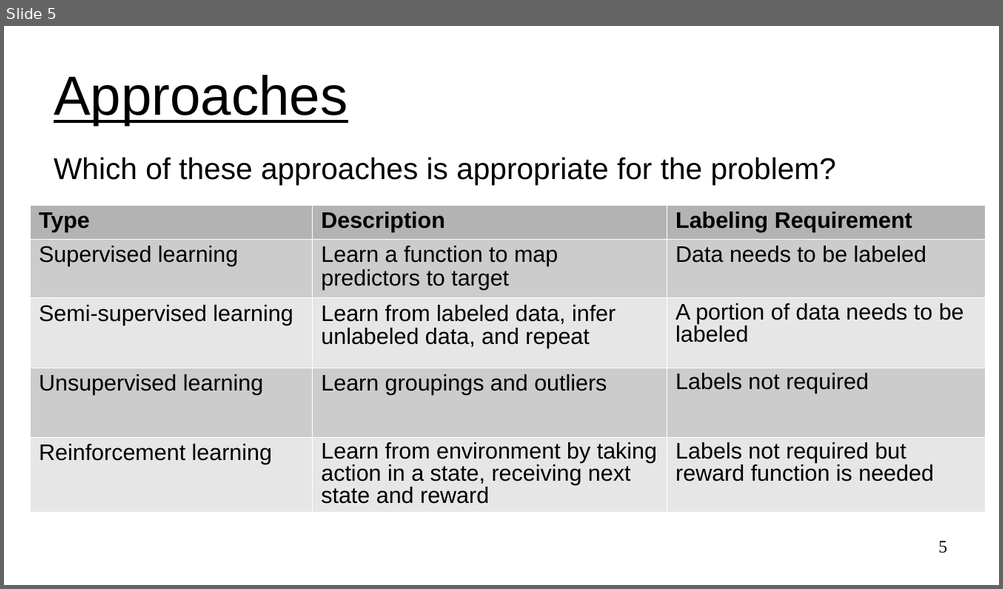
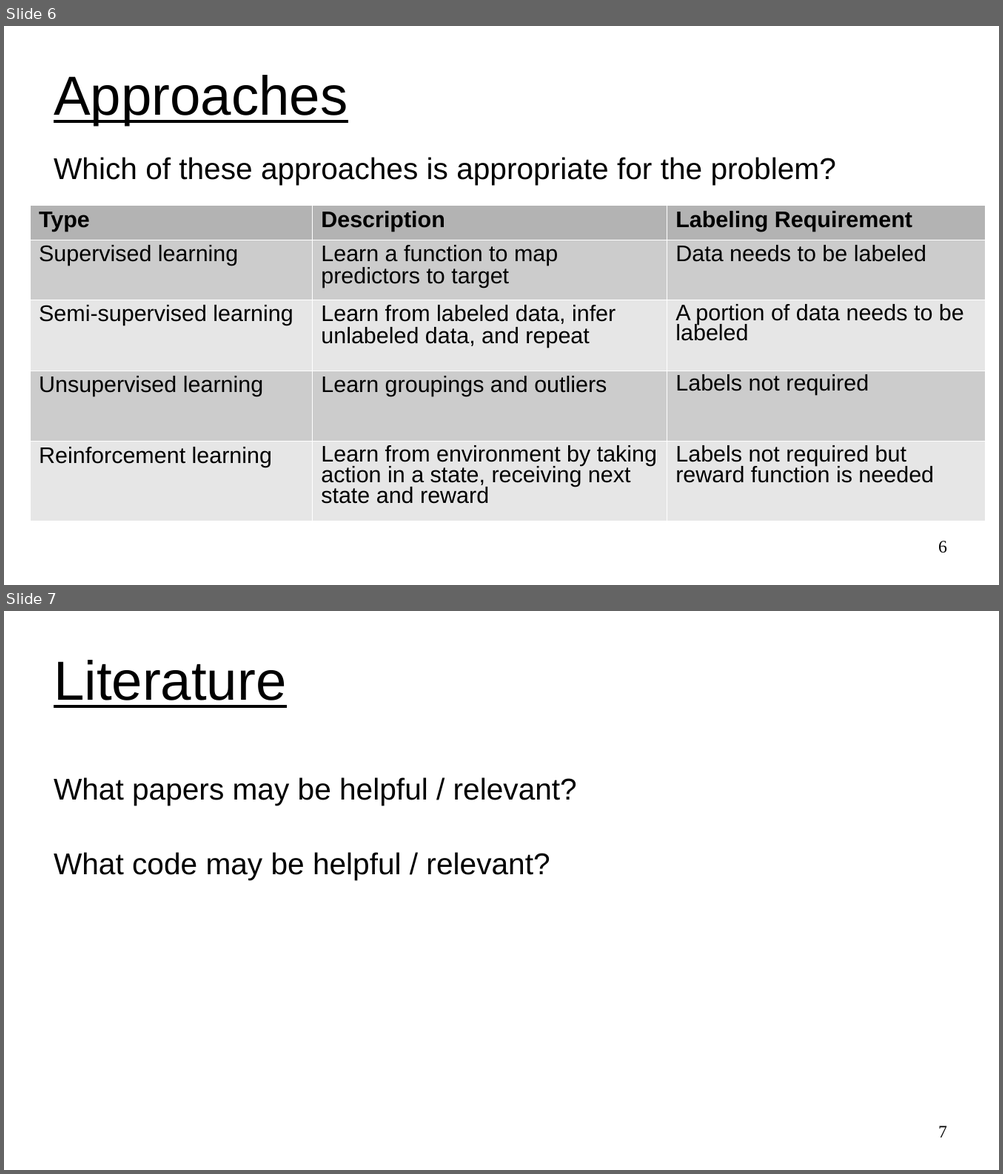
Before and after one commit to UVADS/ds6011, a slide deck: 03_ml_problem_framing.ppt. Shown one above the other, each under a label of ours: slide 5 before the commit, slides 6 and 7 after it. The pictures are 1003x589 and 1003x1174 pixels, drawn with LibreOffice and Linux fonts; fonts in the diff are those of the drawing. Boxes give left, top, right and bottom in pixels: in the first picture for what was removed or moved away, otherwise in the second. Text is boxed around its words. In the diff, an @@ line names an element or a change of style, - is before the commit and + after.

```diff
--- a/03_ml_problem_framing.ppt
+++ b/03_ml_problem_framing.ppt
@@ slide 7 added at bbox=[4, 611, 999, 1170], background #FFFFFF @@
@@ title added at bbox=[54, 660, 287, 708], 44 pt, text #000000, underline @@
+Literature
@@ subtitle added at bbox=[54, 777, 577, 880], 24 pt, text #000000 @@
+What papers may be helpful / relevant?
+What code may be helpful / relevant?
@@ page number added at bbox=[938, 1126, 947, 1138], 14 pt, text #000000 @@
+7
@@ what was slide 5 is now slide 6 @@
@@ slide 6 changed as well @@
@@ table at bbox=[30, 206, 986, 522] @@
@@ line spacing 0.93 to 0.87 @@
@@ line spacing 0.87 to 0.81 @@
@@ page number at bbox=[938, 541, 947, 554]: text changed @@
-5
+6
```
Also in this commit, not shown: 2 other slides changed, 1 other slide added.
